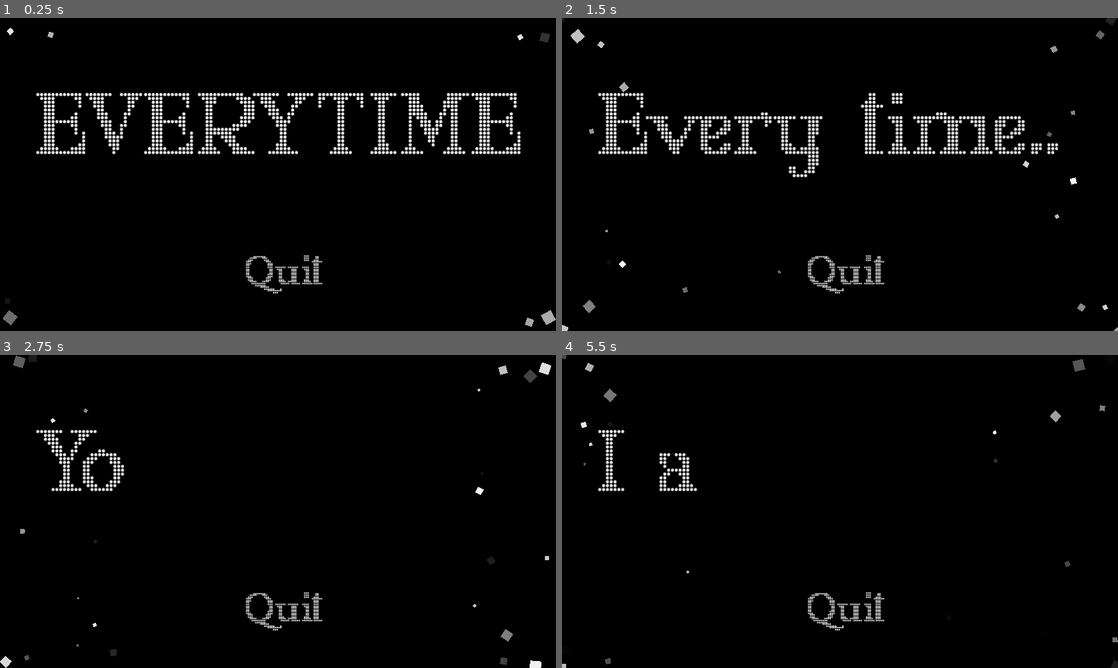
Above: before the commit, frames 1-4 (two rows, left to right).
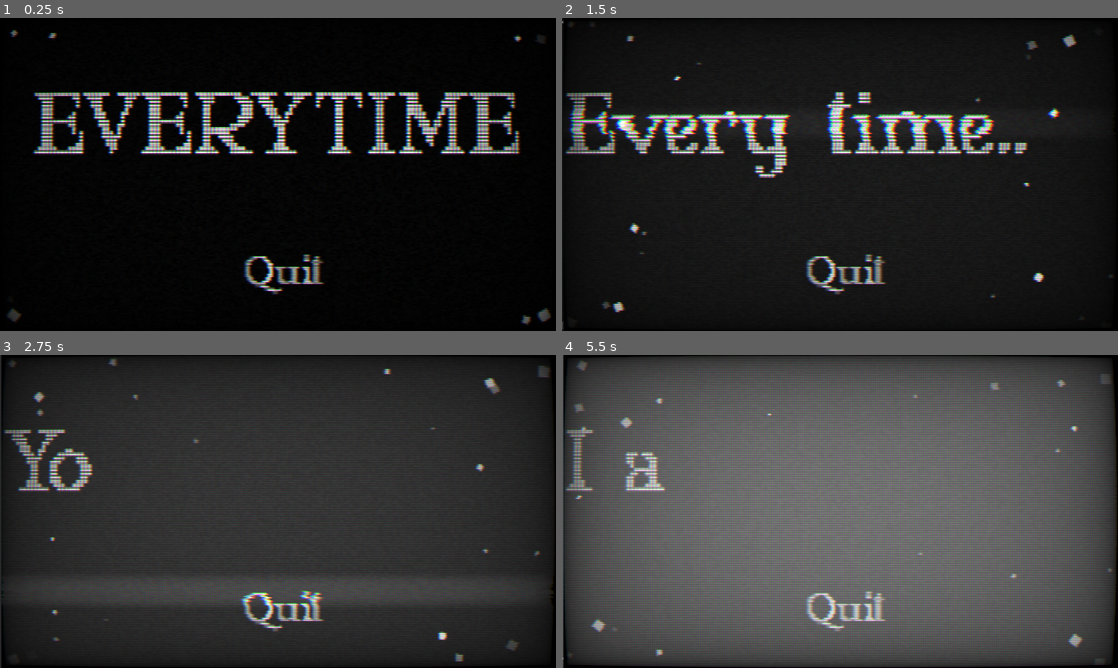
Above: after the commit, the same moments.

Repository: hasapupu/Everytime
Game: Godot game, scene res://nodes/game_manager.tscn
Two runs of this game, one before a commit and one after it. Both use one fixed random seed, a clock stepped at 60 frames per second and the inputs below.
Inputs (mouse positions are in pixels of both pictures, inside the frame that each line leads up to):
- Up to frame 1 (0.25 s): no input
- Up to frame 2 (1.5 s): click "EVERYTIME" at 0.5 s; click "Every tim" at 1.25 s
- Up to frame 3 (2.75 s): click "Every time..." at 2 s
- Up to frame 4 (5.5 s): click "Yo" at 2.75 s; click "com" at 3.5 s; click "coming back." at 4.25 s; move the mouse to (962, 495) at 5.02 s

The runs differ from the first frame. In frame 1, 9.9% of the frame differs, in the area x 0-100%, y 3-99%; in frame 2, 51%; in frame 3, 94%; in frame 4, 98%, in the area x 0-100%, y 0-100%.

Commit message:
title screen pretty now yay:)

Diff:
--- a/nodes/game_manager.tscn
+++ b/nodes/game_manager.tscn
@@ -1,7 +1,25 @@
-[gd_scene load_steps=3 format=3 uid="uid://7ugrknvkg5gq"]
+[gd_scene load_steps=5 format=3 uid="uid://7ugrknvkg5gq"]
 
 [ext_resource type="Script" path="res://scripts/gameManager.gd" id="1_ack48"]
 [ext_resource type="PackedScene" uid="uid://tgj36s73noo6" path="res://nodes/mainMenu.tscn" id="2_ufdgk"]
+[ext_resource type="Shader" path="res://scripts/crt.gdshader" id="3_nihmw"]
+
+[sub_resource type="ShaderMaterial" id="ShaderMaterial_arjyp"]
+shader = ExtResource("3_nihmw")
+shader_parameter/resolution = Vector2(320, 180)
+shader_parameter/scan_line_amount = 1.0
+shader_parameter/warp_amount = 0.1
+shader_parameter/noise_amount = 0.03
+shader_parameter/interference_amount = 0.2
+shader_parameter/grille_amount = 0.1
+shader_parameter/grille_size = 1.0
+shader_parameter/vignette_amount = 0.6
+shader_parameter/vignette_intensity = 0.4
+shader_parameter/aberation_amount = 0.5
+shader_parameter/roll_line_amount = 0.3
+shader_parameter/roll_speed = 1.0
+shader_parameter/scan_line_strength = -8.0
+shader_parameter/pixel_strength = -2.0
 
 [node name="gameManager" type="Node"]
 script = ExtResource("1_ack48")
@@ -18,3 +36,13 @@
 [node name="loadedScene" type="Node2D" parent="."]
 
 [node name="mainMenu" parent="loadedScene" instance=ExtResource("2_ufdgk")]
+
+[node name="CanvasLayer" type="CanvasLayer" parent="."]
+layer = 0
+
+[node name="ColorRect" type="ColorRect" parent="CanvasLayer"]
+material = SubResource("ShaderMaterial_arjyp")
+offset_left = 1.0
+offset_right = 480.0
+offset_bottom = 270.0
+mouse_filter = 2
--- a/nodes/mainMenu.tscn
+++ b/nodes/mainMenu.tscn
@@ -38,11 +38,11 @@
 color = Color(0, 0, 0, 1)
 
 [node name="start" type="Button" parent="."]
+top_level = true
 z_index = 5
 layout_mode = 0
-offset_left = 28.0
 offset_top = 55.0
-offset_right = 451.0
+offset_right = 480.0
 offset_bottom = 138.0
 theme_override_colors/font_color = Color(1, 1, 1, 1)
 theme_override_fonts/font = ExtResource("1_pbu5d")
@@ -52,11 +52,12 @@
 theme_override_styles/pressed = SubResource("StyleBoxFlat_o2t13")
 theme_override_styles/disabled = SubResource("StyleBoxFlat_o2t13")
 theme_override_styles/focus = SubResource("StyleBoxFlat_o2t13")
-text = "EVERYTIME"
+text = " EVERYTIME"
 alignment = 0
 script = ExtResource("2_xm2qp")
 
 [node name="quit" type="Button" parent="."]
+top_level = true
 z_index = 5
 layout_mode = 0
 offset_top = 200.0
@@ -153,6 +154,14 @@
 color_initial_ramp = SubResource("Gradient_bl8e5")
 anim_speed_max = 16.81
 
+[node name="fade" type="ColorRect" parent="."]
+layout_mode = 0
+offset_left = -12.0
+offset_top = -22.0
+offset_right = 513.0
+offset_bottom = 296.0
+color = Color(1, 1, 1, 0)
+
 [connection signal="button_down" from="start" to="start" method="_on_button_down"]
 [connection signal="mouse_entered" from="start" to="start" method="_on_mouse_entered"]
 [connection signal="mouse_exited" from="start" to="start" method="_on_mouse_exited"]
--- a/nodes/startButton.gd
+++ b/nodes/startButton.gd
@@ -1,6 +1,18 @@
 class_name startButton extends mmButton
+
+@onready var fadeRect: ColorRect = get_parent().get_node("fade")
+@onready var psParent = get_parent().get_node("Node")
 
 func _ready():
 	myFont = preload("res://fonts/MARYJO__.ttf")
 	voice = preload("res://sfx/yVoice.wav")
 	responseTexts = {"Every time..." : 1,"You keep" : 0,"coming back.": 1,"I always try" : 0,"to keep my" : 0,"distance." : 1,"But I fail.":1,"Every time." : 1.5}
+
+func pressedImmediately():
+	var tweenLength: float = 0
+	for i in responseTexts.keys():
+		tweenLength += responseTexts[i]
+		tweenLength += i.length() * 0.07
+	for i in psParent.get_children():
+		get_tree().create_tween().tween_property(i,"speed_scale",8,tweenLength + 3)
+	get_tree().create_tween().tween_property(fadeRect,"color:a",1,tweenLength + 3)
--- a/project.godot
+++ b/project.godot
@@ -23,6 +23,12 @@
 window/size/window_height_override=1080
 window/stretch/mode="canvas_items"
 
+[file_customization]
+
+folder_colors={
+"res://scripts/": "green"
+}
+
 [rendering]
 
 textures/stretch/mode="disabled"
--- /dev/null
+++ b/scripts/crt.gdshader
@@ -0,0 +1,161 @@
+shader_type canvas_item;
+
+uniform sampler2D SCREEN_TEXTURE: hint_screen_texture;
+
+uniform vec2 resolution = vec2(320.0, 180.0);
+
+uniform float scan_line_amount :hint_range(0.0, 1.0) = 1.0;
+uniform float warp_amount :hint_range(0.0, 5.0) = 0.1;
+uniform float noise_amount :hint_range(0.0, 0.3) = 0.03;
+uniform float interference_amount :hint_range(0.0, 1.0) = 0.2;
+uniform float grille_amount :hint_range(0.0, 1.0) = 0.1;
+uniform float grille_size :hint_range(1.0, 5.0) = 1.0;
+uniform float vignette_amount :hint_range(0.0, 2.0) = 0.6;
+uniform float vignette_intensity : hint_range(0.0, 1.0) = 0.4;
+uniform float aberation_amount :hint_range(0.0, 1.0) = 0.5;
+uniform float roll_line_amount :hint_range(0.0, 1.0) = 0.3;
+uniform float roll_speed :hint_range(-8.0, 8.0) = 1.0;
+uniform float scan_line_strength :hint_range(-12.0, -1.0) = -8.0;
+uniform float pixel_strength :hint_range(-4.0, 0.0) = -2.0;
+
+float random(vec2 uv){
+    return fract(cos(uv.x * 83.4827 + uv.y * 92.2842) * 43758.5453123);
+}
+
+vec3 fetch_pixel(vec2 uv, vec2 off){
+	vec2 pos = floor(uv * resolution + off) / resolution + vec2(0.5) / resolution;
+
+	float noise = 0.0;
+	if(noise_amount > 0.0){
+		noise = random(pos + fract(TIME)) * noise_amount;
+	}
+
+	if(max(abs(pos.x - 0.5), abs(pos.y - 0.5)) > 0.5){
+		return vec3(0.0, 0.0, 0.0);
+	}
+
+	vec3 clr = texture(SCREEN_TEXTURE , pos, -16.0).rgb + noise;
+	return clr;
+}
+
+// Distance in emulated pixels to nearest texel.
+vec2 Dist(vec2 pos){
+	pos = pos * resolution;
+	return - ((pos - floor(pos)) - vec2(0.5));
+}
+
+// 1D Gaussian.
+float Gaus(float pos, float scale){ return exp2(scale * pos * pos); }
+
+// 3-tap Gaussian filter along horz line.
+vec3 Horz3(vec2 pos, float off){
+	vec3 b = fetch_pixel(pos, vec2(-1.0, off));
+	vec3 c = fetch_pixel(pos, vec2( 0.0, off));
+	vec3 d = fetch_pixel(pos, vec2( 1.0, off));
+	float dst = Dist(pos).x;
+
+	// Convert distance to weight.
+	float scale = pixel_strength;
+	float wb = Gaus(dst - 1.0, scale);
+	float wc = Gaus(dst + 0.0, scale);
+	float wd = Gaus(dst + 1.0, scale);
+
+	// Return filtered sample.
+	return (b * wb + c * wc + d * wd) / (wb + wc + wd);
+}
+
+// Return scanline weight.
+float Scan(vec2 pos, float off){
+	float dst = Dist(pos).y;
+
+	return Gaus(dst + off, scan_line_strength);
+}
+
+// Allow nearest three lines to effect pixel.
+vec3 Tri(vec2 pos){
+	vec3 clr = fetch_pixel(pos, vec2(0.0));
+	if(scan_line_amount > 0.0){
+		vec3 a = Horz3(pos,-1.0);
+		vec3 b = Horz3(pos, 0.0);
+		vec3 c = Horz3(pos, 1.0);
+
+		float wa = Scan(pos,-1.0);
+		float wb = Scan(pos, 0.0);
+		float wc = Scan(pos, 1.0);
+
+		vec3 scanlines = a * wa + b * wb + c * wc;
+		clr = mix(clr, scanlines, scan_line_amount);
+	}
+	return clr;
+}
+
+// Takes in the UV and warps the edges, creating the spherized effect
+vec2 warp(vec2 uv){
+	vec2 delta = uv - 0.5;
+	float delta2 = dot(delta.xy, delta.xy);
+	float delta4 = delta2 * delta2;
+	float delta_offset = delta4 * warp_amount;
+
+	vec2 warped = uv + delta * delta_offset;
+	return (warped - 0.5) / mix(1.0,1.2,warp_amount/5.0) + 0.5;
+}
+
+float vignette(vec2 uv){
+	uv *= 1.0 - uv.xy;
+	float vignette = uv.x * uv.y * 15.0;
+	return pow(vignette, vignette_intensity * vignette_amount);
+}
+
+float floating_mod(float a, float b){
+	return a - b * floor(a/b);
+}
+
+vec3 grille(vec2 uv){
+	float unit = PI / 3.0;
+	float scale = 2.0*unit/grille_size;
+	float r = smoothstep(0.5, 0.8, cos(uv.x*scale - unit));
+	float g = smoothstep(0.5, 0.8, cos(uv.x*scale + unit));
+	float b = smoothstep(0.5, 0.8, cos(uv.x*scale + 3.0*unit));
+	return mix(vec3(1.0), vec3(r,g,b), grille_amount);
+}
+
+float roll_line(vec2 uv){
+	float x = uv.y * 3.0 - TIME * roll_speed;
+	float f = cos(x) * cos(x * 2.35 + 1.1) * cos(x * 4.45 + 2.3);
+	float roll_line = smoothstep(0.5, 0.9, f);
+	return roll_line * roll_line_amount;
+}
+
+void fragment(){
+	vec2 pix = FRAGCOORD.xy;
+	vec2 pos = warp(SCREEN_UV);
+
+	float line = 0.0;
+	if(roll_line_amount > 0.0){
+		line = roll_line(pos);
+	}
+
+	vec2 sq_pix = floor(pos * resolution) / resolution + vec2(0.5) / resolution;
+	if(interference_amount + roll_line_amount > 0.0){
+		float interference = random(sq_pix.yy + fract(TIME));
+		pos.x += (interference * (interference_amount + line * 6.0)) / resolution.x;
+	}
+
+	vec3 clr = Tri(pos);
+	if(aberation_amount > 0.0){
+		float chromatic = aberation_amount + line * 2.0;
+		vec2 chromatic_x = vec2(chromatic,0.0) / resolution.x;
+		vec2 chromatic_y = vec2(0.0, chromatic/2.0) / resolution.y;
+		float r = Tri(pos - chromatic_x).r;
+		float g = Tri(pos + chromatic_y).g;
+		float b = Tri(pos + chromatic_x).b;
+		clr = vec3(r,g,b);
+	}
+
+	if(grille_amount > 0.0)clr *= grille(pix);
+	clr *= 1.0 + scan_line_amount * 0.6 + line * 3.0 + grille_amount * 2.0;
+	if(vignette_amount > 0.0)clr *= vignette(pos);
+
+	COLOR.rgb = clr;
+	COLOR.a = 1.0;
+}
--- a/scripts/mmButton.gd
+++ b/scripts/mmButton.gd
@@ -34,6 +34,7 @@
 
 func _on_button_down():
 	if papa.playerButtonWriting == false:
+		pressedImmediately()
 		papa.playerButtonStoppedWriting.connect(_on_player_stopped_writing)
 		papa.playerButtonWriting = true
 		shouldLoop = false
@@ -49,3 +50,6 @@
 func _writing_stopped():
 	papa.sendPlayerWritingStoppedSignal()
 	papa.playerButtonWriting = false
+
+func pressedImmediately():
+	pass
